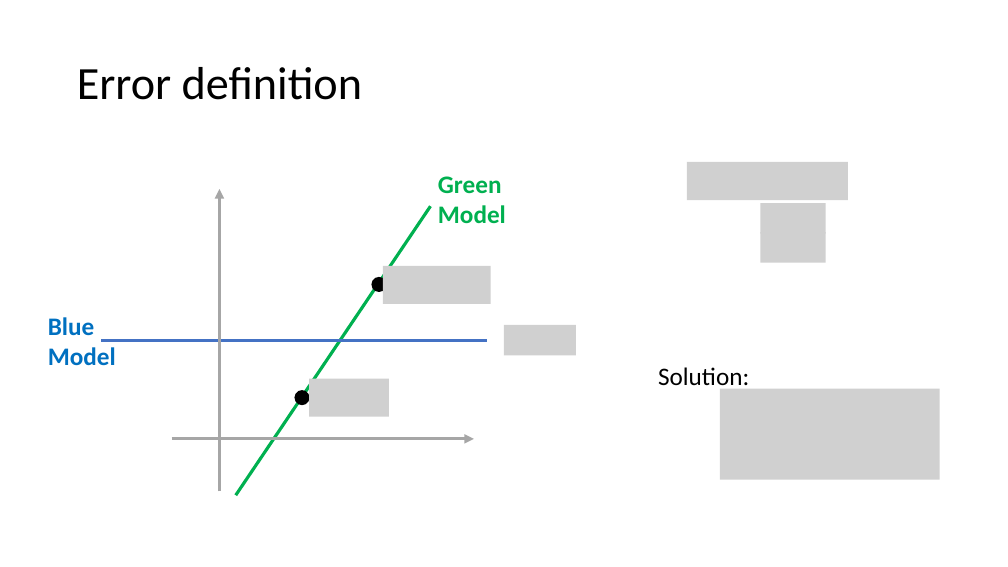
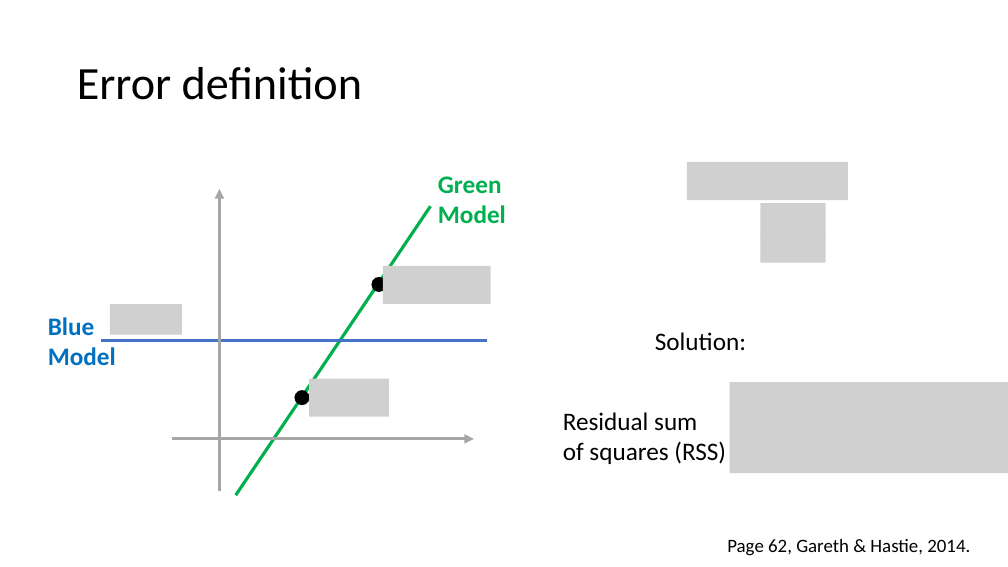
Before and after one commit to mathphysmx/teaching-ml, a slide deck: slide 4 of slides/02_ML_Linear_modelsA.pptx. Drawn at 1008x567 pixels with LibreOffice and Linux fonts; fonts in the diff are those of the drawing; grey boxes stand for pictures. Boxes give left, top, right and bottom in pixels: in the first picture for what was removed or moved away, otherwise in the second. Text is boxed around its words. In the diff, an @@ line names an element or a change of style, - is before the commit and + after.

```diff
--- a/slides/02_ML_Linear_modelsA.pptx
+++ b/slides/02_ML_Linear_modelsA.pptx
@@ picture added at bbox=[110, 304, 181, 334] @@
@@ picture removed at bbox=[504, 325, 575, 355] @@
@@ text "Solution:" rewrapped from bbox=[658, 367, 749, 391] to bbox=[655, 332, 746, 350] @@
@@ picture: place and size @@
-picture at bbox=[720, 389, 940, 479]
+picture at bbox=[730, 383, 1008, 473]
@@ text added at bbox=[563, 412, 726, 464], 24 pt, text #000000 @@
+Residual sum of squares (RSS)
@@ text added at bbox=[727, 539, 970, 556], 18 pt, text #000000 @@
+Page 62, Gareth & Hastie, 2014.
```
Also in this commit, not shown: 4 slides added, 17 other files.
